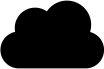
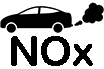
Two versions of the same layered image (104 x 69). Layer-by-layer changes:
added layer "NOx" (1st of 2) above "car-exhaust-co2-black-silhouette-icon-transport-vector-43474246" over (11, 36, 93, 66)
added layer "car-exhaust-co2-black-silhouette-icon-transport-vector-43474246" above "NOx" over (0, 0, 104, 56)
hid "Layer 1" over (14, 18, 96, 68)
hid "co2" over (0, 0, 104, 69)
